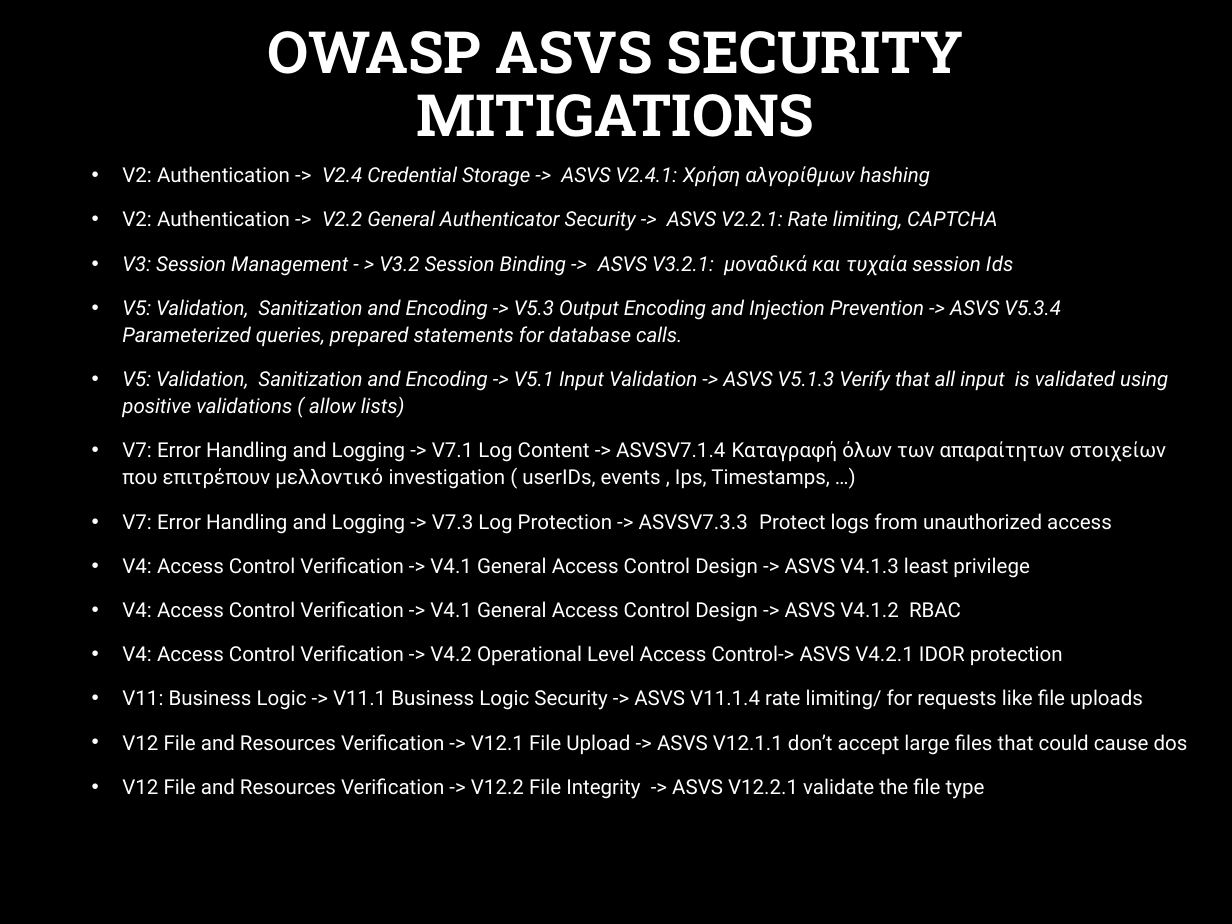
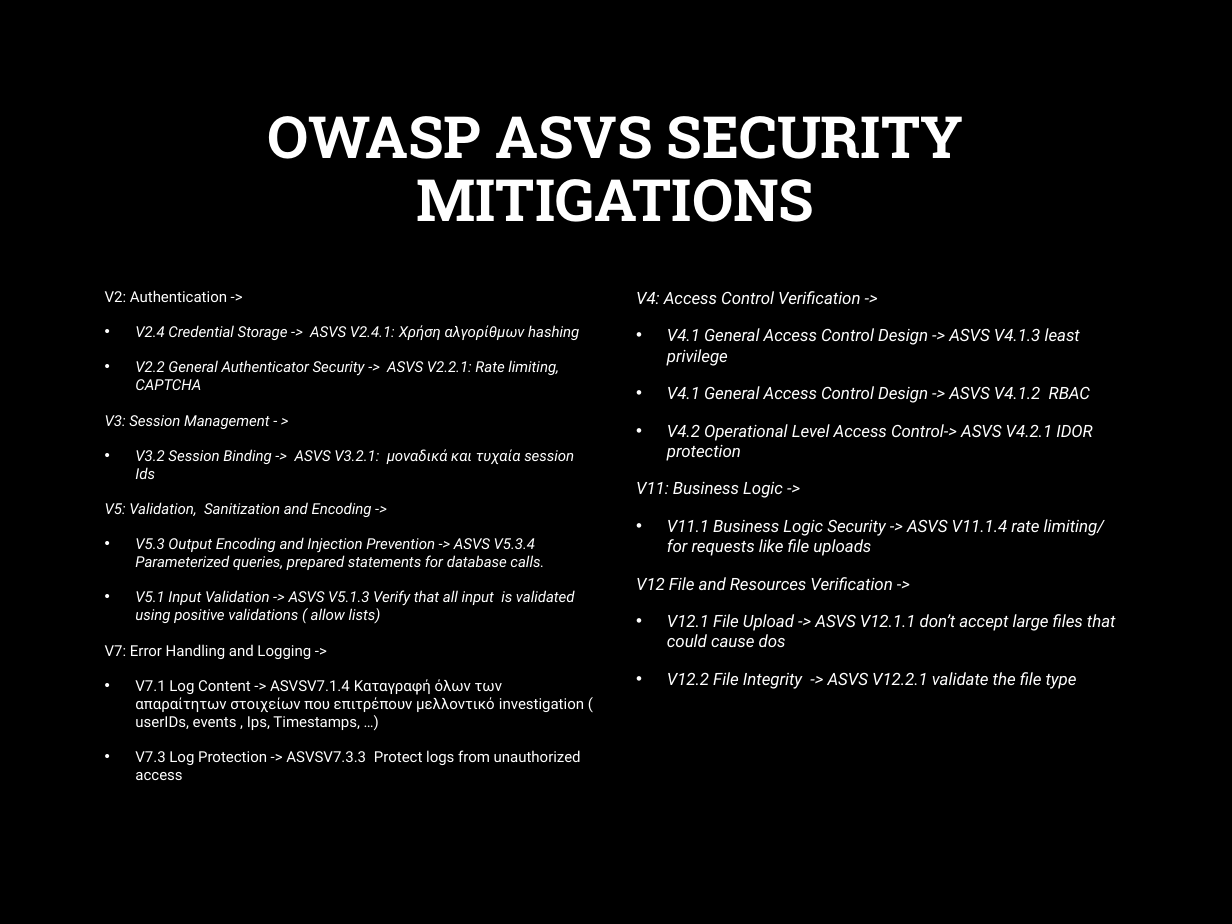
Before and after one commit to rafis-hub/sec_arch_design, a slide deck: slide 12 of security_arcitecture_design_askhseis/Threat_Modeling_Presentation.pptx. Drawn at 1232x924 pixels with LibreOffice and Linux fonts; fonts in the diff are those of the drawing; background and template pictures are left out. Boxes give left, top, right and bottom in pixels: in the first picture for what was removed or moved away, otherwise in the second. Text is boxed around its words. In the diff, an @@ line names an element or a change of style, - is before the commit and + after.

```diff
--- a/security_arcitecture_design_askhseis/Threat_Modeling_Presentation.pptx
+++ b/security_arcitecture_design_askhseis/Threat_Modeling_Presentation.pptx
@@ title "OWASP ASVS SECURITY MITIGATIONS": place and size @@
-title "OWASP ASVS SECURITY MITIGATIONS" at [267, 31, 963, 137]
+title "OWASP ASVS SECURITY MITIGATIONS" at [267, 116, 963, 222]
@@ text at [105, 290, 584, 780]: text changed; size 12 to 8.8 pt; italic on @@
-• V2: Authentication -> V2.4 Credential Storage -> ASVS V2.4.1: Χρήση αλγορίθμων hashing
-• V2: Authentication -> V2.2 General Authenticator Security -> ASVS V2.2.1: Rate limiting, CAPTCHA
-• V3: Session Management - > V3.2 Session Binding -> ASVS V3.2.1: μοναδικά και τυχαία session Ids
-• V5: Validation, Sanitization and Encoding -> V5.3 Output Encoding and Injection Prevention -> ASVS V5.3.4 Parameterized queries, prepared statements for database calls.
-• V5: Validation, Sanitization and Encoding -> V5.1 Input Validation -> ASVS V5.1.3 Verify that all input is validated using positive validations ( allow lists)
-• V7: Error Handling and Logging -> V7.1 Log Content -> ASVSV7.1.4 Καταγραφή όλων των απαραίτητων στοιχείων που επιτρέπουν μελλοντικό investigation ( userIDs, events , Ips, Timestamps, …)
-• V7: Error Handling and Logging -> V7.3 Log Protection -> ASVSV7.3.3 Protect logs from unauthorized access
-• V4: Access Control Verification -> V4.1 General Access Control Design -> ASVS V4.1.3 least privilege
-• V4: Access Control Verification -> V4.1 General Access Control Design -> ASVS V4.1.2 RBAC
-• V4: Access Control Verification -> V4.2 Operational Level Access Control-> ASVS V4.2.1 IDOR protection
-• V11: Business Logic -> V11.1 Business Logic Security -> ASVS V11.1.4 rate limiting/ for requests like file uploads
-• V12 File and Resources Verification -> V12.1 File Upload -> ASVS V12.1.1 don’t accept large files that could cause dos
-• V12 File and Resources Verification -> V12.2 File Integrity -> ASVS V12.2.1 validate the file type
+V2: Authentication ->
+• V2.4 Credential Storage -> ASVS V2.4.1: Χρήση αλγορίθμων hashing
+• V2.2 General Authenticator Security -> ASVS V2.2.1: Rate limiting, CAPTCHA
+V3: Session Management - >
+• V3.2 Session Binding -> ASVS V3.2.1: μοναδικά και τυχαία session Ids
+V5: Validation, Sanitization and Encoding ->
+• V5.3 Output Encoding and Injection Prevention -> ASVS V5.3.4 Parameterized queries, prepared statements for database calls.
+• V5.1 Input Validation -> ASVS V5.1.3 Verify that all input is validated using positive validations ( allow lists)
+V7: Error Handling and Logging ->
+• V7.1 Log Content -> ASVSV7.1.4 Καταγραφή όλων των απαραίτητων στοιχείων που επιτρέπουν μελλοντικό investigation ( userIDs, events , Ips, Timestamps, …)
+• V7.3 Log Protection -> ASVSV7.3.3 Protect logs from unauthorized access
@@ text added at [636, 291, 1116, 689], 9.9 pt, text #FFFFFF, italic @@
+V4: Access Control Verification ->
+• V4.1 General Access Control Design -> ASVS V4.1.3 least privilege
+• V4.1 General Access Control Design -> ASVS V4.1.2 RBAC
+• V4.2 Operational Level Access Control-> ASVS V4.2.1 IDOR protection
+V11: Business Logic ->
+• V11.1 Business Logic Security -> ASVS V11.1.4 rate limiting/ for requests like file uploads
+V12 File and Resources Verification ->
+• V12.1 File Upload -> ASVS V12.1.1 don’t accept large files that could cause dos
+• V12.2 File Integrity -> ASVS V12.2.1 validate the file type
```
Also in this commit, not shown: 5 other slides changed, 2 other files.
